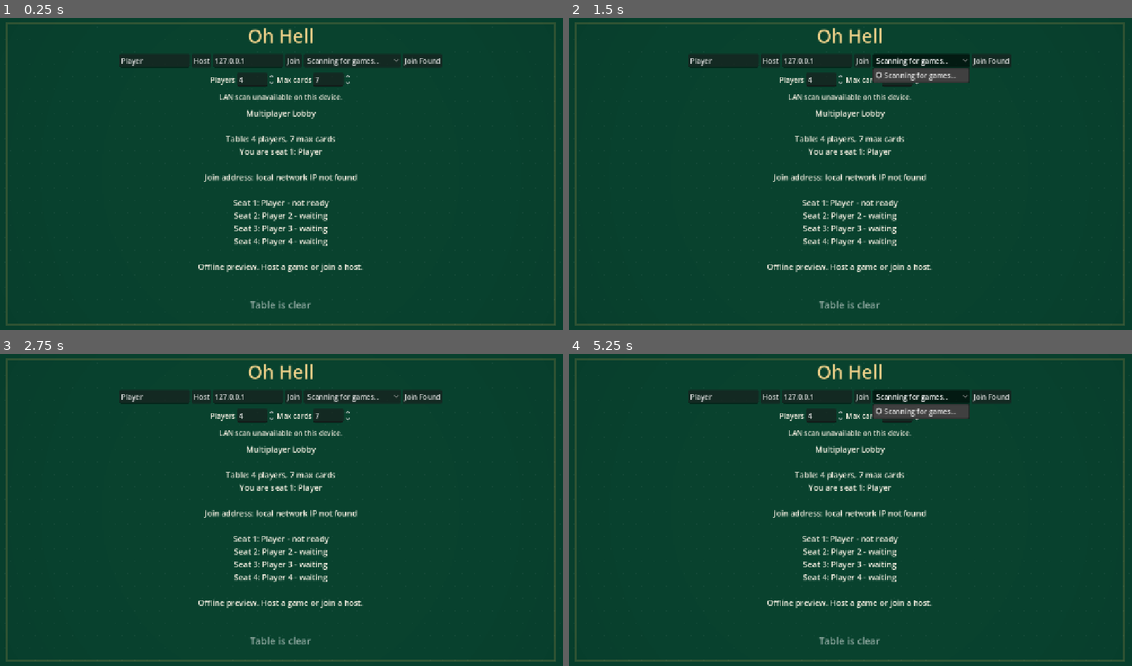
Above: before the commit, frames 1-4 (two rows, left to right).
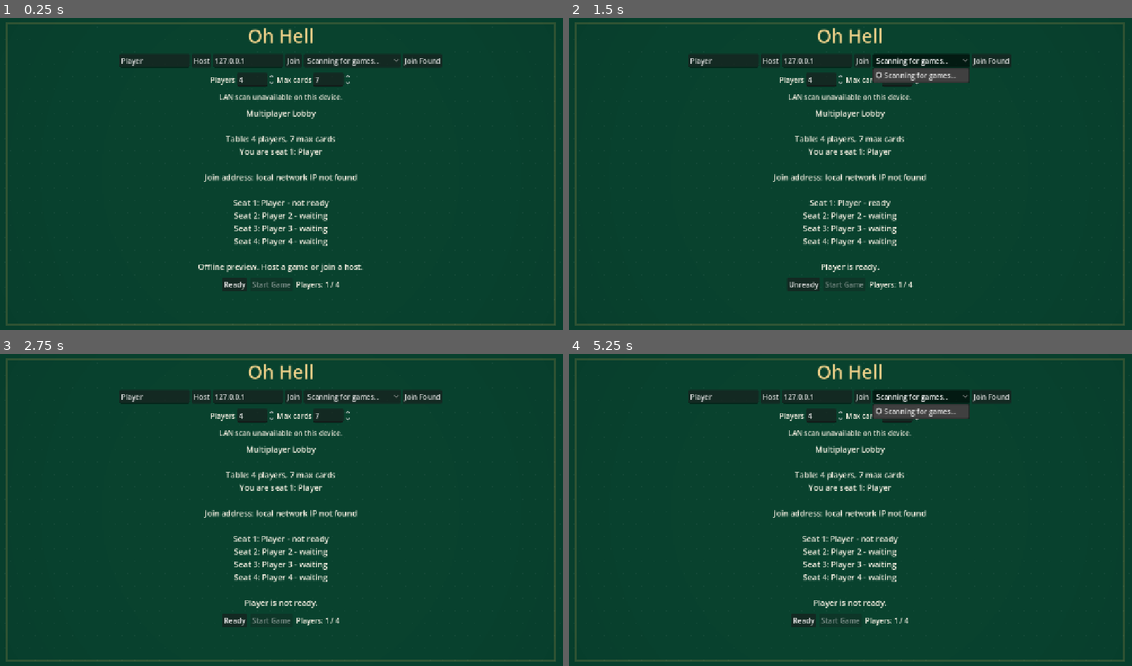
Above: after the commit, the same moments.

Repository: JordanOakFox/oh-hell-godot
Game: Godot game, scene res://scenes/main.tscn
The game is run twice, just before and just after one commit, with the same random seed, the same clock (stepped at 60 frames per second) and the same inputs.
Inputs (mouse positions are in pixels of both pictures, inside the frame that each line leads up to):
- Up to frame 1 (0.25 s): no input
- Up to frame 2 (1.5 s): click (805, 283) at 0.5 s, where only the run after the commit has a clickable "Ready"; click "Scanning for games..." at 1.25 s
- Up to frame 3 (2.75 s): click (236, 619) at 2 s, where only the run after the commit has a clickable "Unready"
- Up to frame 4 (5.25 s): click (805, 619) at 2.75 s, where only the run after the commit has a clickable "Ready"; click "Scanning for games..." at 3.5 s; click (805, 619) at 4.25 s, where only the run after the commit has a clickable "Unready"; click "Scanning for games..." at 5 s

The runs differ from the first frame. In frame 1, 0.5% of the frame differs, in the area x 39-61%, y 83-94%; in frame 2, 1.1%, in the area x 35-65%, y 58-94%; in frame 3, 0.8%; in frame 4, 0.8%.

Commit message:
Fix hosted lobby controls

Diff:
--- a/scripts/main.gd
+++ b/scripts/main.gd
@@ -377,18 +377,26 @@
 	if fireworks_overlay:
 		fireworks_overlay.set_celebrating(view_state.get("phase", "") == "game_end")
 	if view_state["phase"] == "connecting":
+		trick_box.visible = true
+		hand_box.visible = true
 		table_label.text = view_state["message"]
 		_render_trick()
 		_render_actions()
 		_render_hand()
 		return
 	if view_state["phase"] == "lobby":
+		trick_box.visible = false
+		hand_box.visible = false
 		_render_lobby()
 		return
 	if view_state["phase"] == "game_end":
+		trick_box.visible = true
+		hand_box.visible = true
 		_render_game_end()
 		return
 
+	trick_box.visible = true
+	hand_box.visible = true
 	var round_size: int = view_state["sequence"][view_state["round_index"]]
 	var text := "Round %d / %d | Cards: %d | Trump: %s\n" % [
 		view_state["round_index"] + 1,
@@ -717,13 +725,51 @@
 	if max_cards_spin.value > allowed:
 		max_cards_spin.value = allowed
 	lobby_max_cards = int(max_cards_spin.value)
-	if not multiplayer.multiplayer_peer:
+	if multiplayer.multiplayer_peer and multiplayer.is_server() and state.get("phase", "") == "lobby":
+		_resize_host_lobby(lobby_player_count, lobby_max_cards)
+	elif not multiplayer.multiplayer_peer:
 		_create_offline_lobby()
 
 func _on_max_cards_changed(value: float) -> void:
 	lobby_max_cards = int(value)
-	if not multiplayer.multiplayer_peer:
+	if multiplayer.multiplayer_peer and multiplayer.is_server() and state.get("phase", "") == "lobby":
+		_resize_host_lobby(lobby_player_count, lobby_max_cards)
+	elif not multiplayer.multiplayer_peer:
 		_create_offline_lobby()
+
+func _resize_host_lobby(player_count: int, max_cards: int) -> void:
+	player_count = clampi(player_count, 2, 10)
+	max_cards = clampi(max_cards, 1, GameRules.max_allowed_cards(player_count))
+	lobby_player_count = player_count
+	lobby_max_cards = max_cards
+
+	var old_names: Array = state.get("names", []).duplicate(true)
+	var old_profiles: Array = state.get("profiles", []).duplicate(true)
+	var old_ready: Array = state.get("ready", []).duplicate(true)
+	var old_peers: Array = seat_peers.duplicate(true)
+	seat_peers = _new_seat_peers(player_count)
+
+	for seat in range(1, player_count):
+		if seat < old_peers.size():
+			seat_peers[seat] = old_peers[seat]
+
+	state["num_players"] = player_count
+	state["max_cards"] = max_cards
+	state["sequence"] = GameRules.down_up_sequence(max_cards)
+	state["names"] = _default_names(player_count)
+	state["profiles"] = _default_profiles(player_count)
+	state["ready"] = _filled_array(player_count, false)
+	for seat in range(player_count):
+		if seat < old_names.size():
+			state["names"][seat] = old_names[seat]
+		if seat < old_profiles.size():
+			state["profiles"][seat] = old_profiles[seat]
+		if seat < old_ready.size() and int(seat_peers[seat]) != 0:
+			state["ready"][seat] = old_ready[seat]
+	state["connected"] = _connected_seats()
+	state["message"] = "Table changed to %d players, %d max cards." % [player_count, max_cards]
+	_publish_state()
+	Net.update_advertisement(_discovery_info())
 
 func _on_discovered_games_changed(games: Array) -> void:
 	discovered_games = games
